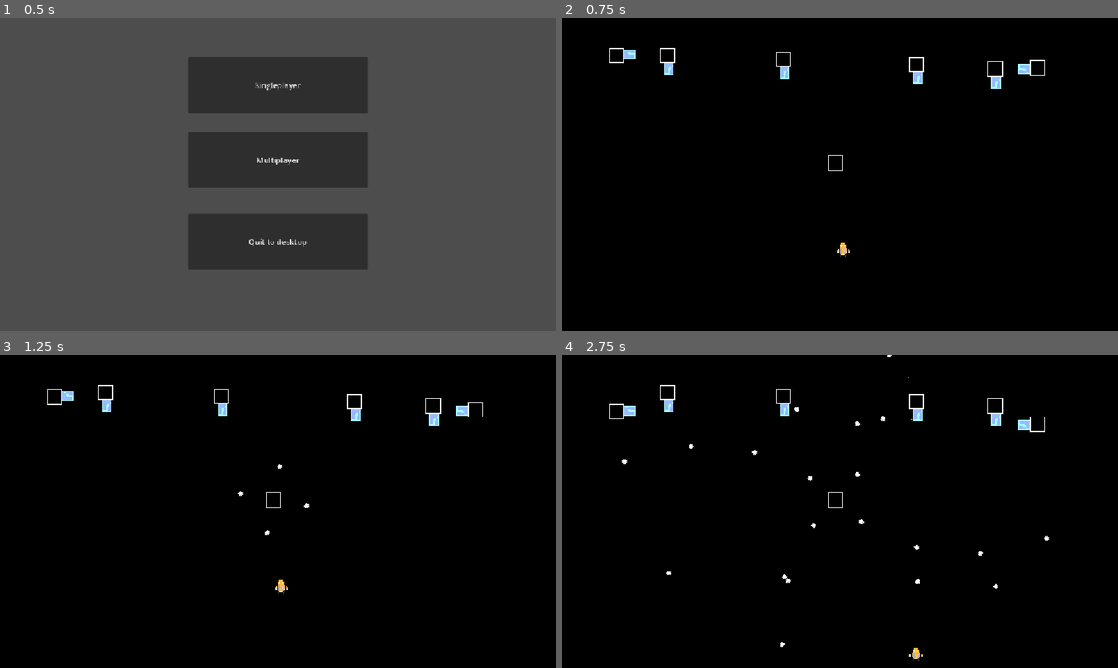
Above: before the commit, frames 1-4 (two rows, left to right).
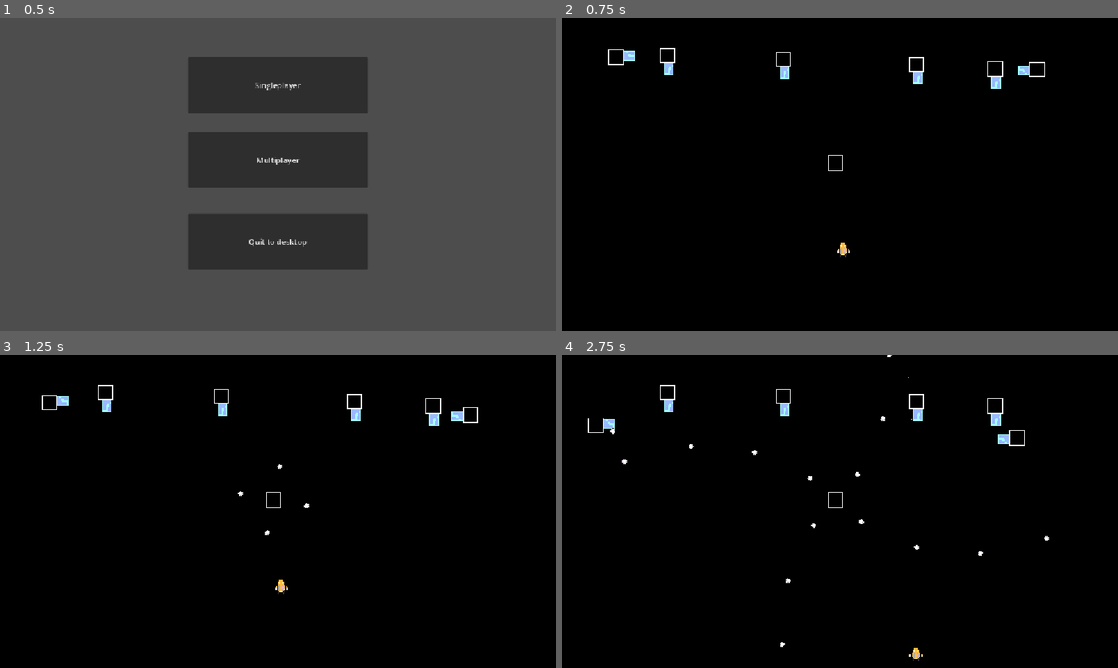
Above: after the commit, the same moments.

Repository: Draftier/Geometric-Invasion-CSS-497
Game: Godot game, scene res://scenes/main_menu.tscn
The game is run twice, just before and just after one commit, with the same random seed, the same clock (stepped at 60 frames per second) and the same inputs.
Inputs:
- Up to frame 1 (0.5 s): no input
- Up to frame 2 (0.75 s): click "Singleplayer" at 0.5 s
- Up to frame 3 (1.25 s): no input
- Up to frame 4 (2.75 s): hold Right (right) 1.28-2.03 s; hold Z (shoot) 1.28-2.03 s; hold Down (down) from 2.03 s (still down); tap Z (shoot) at 2.1 s

Frame 1 is identical in both runs. In frame 2, 0.2% of the frame differs, in the area x 8-87%, y 9-19%; in frame 3, 0.3%; in frame 4, 0.5%, in the area x 4-87%, y 15-75%.

Commit message:
Fixed bug where time was not being updated correctly in child scripts of the base enemy script
- Fixed by actually calling parent process in child enemy scripts
- Changed game scene values to make level less monotonous

Diff:
--- a/geometric-invasion/scenes/fixed_shoot_enemy.tscn
+++ b/geometric-invasion/scenes/fixed_shoot_enemy.tscn
@@ -19,9 +19,8 @@
 script = ExtResource("2_it82r")
 bullet = null
 shoot_timer_wait_time = 0.0
-speed = 10
-direction = ""
-equation = "None"
+direction = "none"
+equation = "none"
 
 [node name="CollisionShape2D" parent="." index="0" unique_id=1199752919 groups=["enemy"]]
 
--- a/geometric-invasion/scenes/game.tscn
+++ b/geometric-invasion/scenes/game.tscn
@@ -80,34 +80,36 @@
 [node name="Enemy" parent="." unique_id=1367146779 instance=ExtResource("6_gee14")]
 position = Vector2(159, -108)
 rotation = 3.1415927
-shoot_timer_wait_time = 1.0
+shoot_timer_wait_time = 1.1
 
 [node name="Enemy2" parent="." unique_id=1178207838 instance=ExtResource("6_gee14")]
 position = Vector2(78, -113)
 rotation = 3.1415927
-shoot_timer_wait_time = 1.0
+shoot_timer_wait_time = 1.2
 
 [node name="Enemy3" parent="." unique_id=154528625 instance=ExtResource("6_gee14")]
 position = Vector2(-60, -118)
 rotation = 3.1415927
-shoot_timer_wait_time = 1.0
+shoot_timer_wait_time = 1.3
 
 [node name="Enemy4" parent="." unique_id=2110015904 instance=ExtResource("6_gee14")]
 position = Vector2(-180, -122)
 rotation = 3.1415927
-shoot_timer_wait_time = 1.0
+shoot_timer_wait_time = 1.4
 
 [node name="Enemy5" parent="." unique_id=1787899574 instance=ExtResource("6_gee14")]
 position = Vector2(-233, -124)
 rotation = 1.5707964
-shoot_timer_wait_time = 1.0
+shoot_timer_wait_time = 0.8
+speed = 20
 direction = "down"
 equation = "sin"
 
 [node name="Enemy6" parent="." unique_id=173122041 instance=ExtResource("6_gee14")]
 position = Vector2(203, -111)
 rotation = -1.5707964
-shoot_timer_wait_time = 1.0
+shoot_timer_wait_time = 0.88
+speed = 20
 direction = "down"
 equation = "sin"
 
--- a/geometric-invasion/scenes/pause_menu.tscn
+++ b/geometric-invasion/scenes/pause_menu.tscn
@@ -69,6 +69,6 @@
 text = "You won!"
 
 [connection signal="pressed" from="ResumeButton" to="." method="_on_resume_button_pressed"]
-[connection signal="pressed" from="RestartButton" to="." method="_on_resume_button_pressed"]
+[connection signal="pressed" from="RestartButton" to="." method="_on_restart_button_pressed"]
 [connection signal="pressed" from="QuitToMenu" to="." method="_on_quit_to_menu_pressed"]
 [connection signal="pressed" from="QuitToDesktop" to="." method="_on_quit_to_desktop_pressed"]
--- a/geometric-invasion/scripts/enemy/fixed_shoot_enemy.gd
+++ b/geometric-invasion/scripts/enemy/fixed_shoot_enemy.gd
@@ -20,7 +20,7 @@
 
 func _process(delta: float) -> void:
 	# Do parent class move function
-	super.move_body(delta)
+	super._process(delta)
 
 
 func _on_shoot_timer_timeout() -> void:
--- a/geometric-invasion/scripts/enemy/rotater_shoot_enemy.gd
+++ b/geometric-invasion/scripts/enemy/rotater_shoot_enemy.gd
@@ -55,7 +55,7 @@
 
 func _process(delta: float) -> void:
 	# Do same process as before
-	self.move_body(delta)
+	super._process(delta)
 
 	# Then rotate shoot point pivots
 	rotate_pivot(delta)
--- a/geometric-invasion/scripts/level_manager/level_manager.gd
+++ b/geometric-invasion/scripts/level_manager/level_manager.gd
@@ -116,6 +116,10 @@
 	# TODO change to logging system in future
 	print(Engine.get_frames_per_second())
 
+	# Lazy way to initiate victory scene (Temporary)
+	if num_enemies == 0:
+		victory.emit()
+
 # At end of level change scene
 func _on_level_timer_timeout() -> void:
 	pass # Replace with function body.
--- a/geometric-invasion/scripts/menus/pause_menu.gd
+++ b/geometric-invasion/scripts/menus/pause_menu.gd
@@ -43,3 +43,8 @@
 	get_node("RestartButton").show()
 	get_node("FinishLabel").text = "You won"
 	get_node("FinishLabel").show()
+
+
+func _on_restart_button_pressed() -> void:
+	pause_game()
+	get_tree().reload_current_scene()
Not shown: 2 places in geometric-invasion/scenes/fixed_shoot_enemy.tscn that only renumber resources
